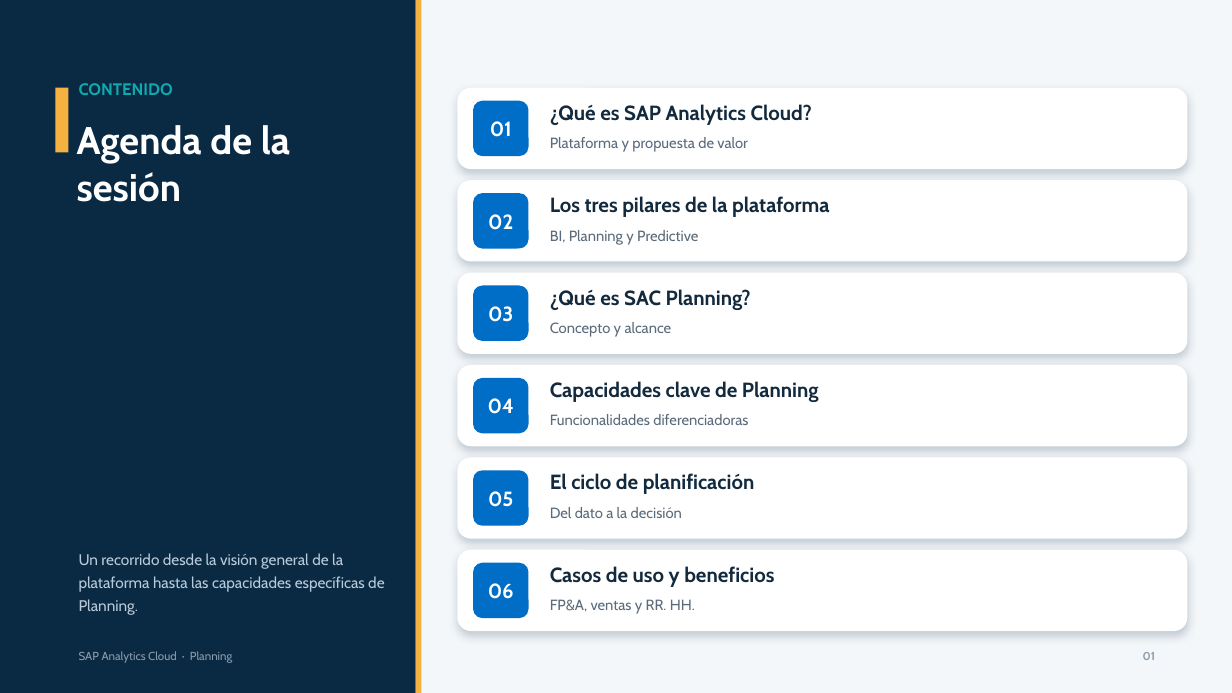
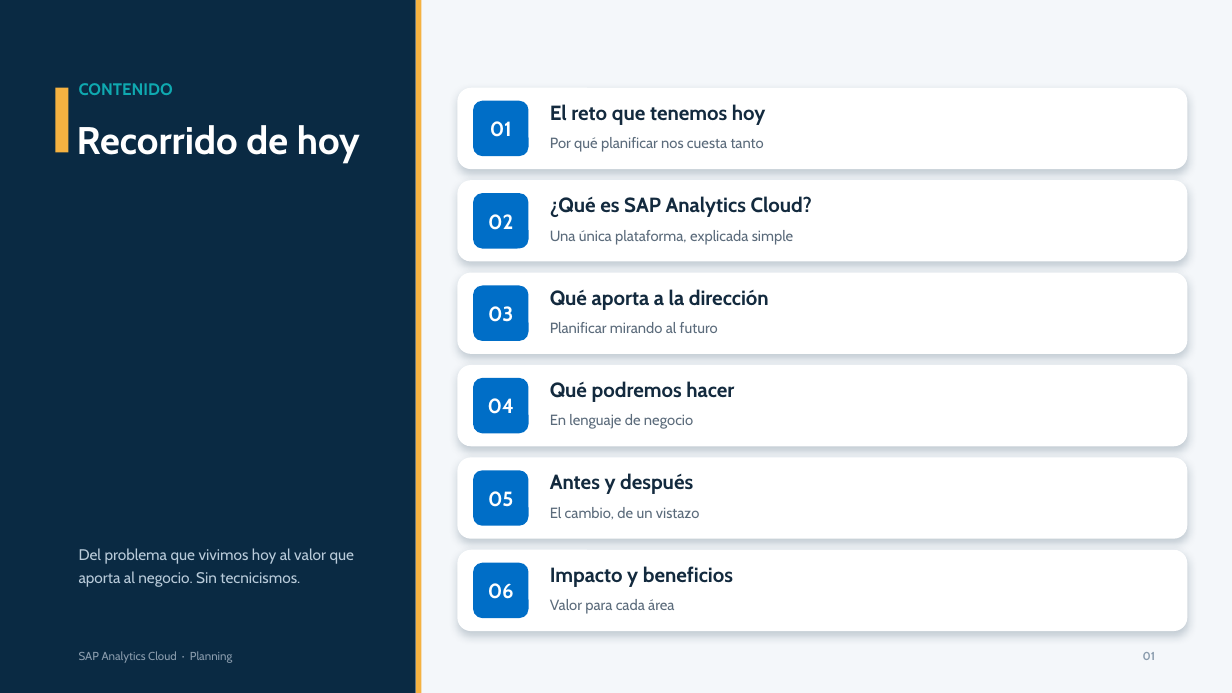
Before and after one commit to Johnmeg/Johnmeg, a slide deck: slide 2 of SAP_Analytics_Cloud_Planning.pptx. Drawn at 1232x693 pixels with LibreOffice and Linux fonts; fonts in the diff are those of the drawing. Boxes give left, top, right and bottom in pixels: in the first picture for what was removed or moved away, otherwise in the second. Text is boxed around its words. In the diff, an @@ line names an element or a change of style, - is before the commit and + after.

```diff
--- a/SAP_Analytics_Cloud_Planning.pptx
+++ b/SAP_Analytics_Cloud_Planning.pptx
@@ text added at [550,104,766,125], 16 pt, text #132A3E, bold @@
+El reto que tenemos hoy
@@ text at [77,125,360,164]: text changed @@
-Agenda de la sesión
+Recorrido de hoy
@@ text at [550,137,764,152]: text changed @@
-Plataforma y propuesta de valor
+Por qué planificar nos cuesta tanto
@@ text "¿Qué es SAP Analytics Cloud?": place and size @@
-text "¿Qué es SAP Analytics Cloud?" at [550,104,812,125]
+text "¿Qué es SAP Analytics Cloud?" at [550,196,812,217]
@@ text removed at [550,196,830,217] @@
-Los tres pilares de la plataforma
@@ text at [550,230,793,245]: text changed @@
-BI, Planning y Predictive
+Una única plataforma, explicada simple
@@ text at [550,289,769,310]: text changed @@
-¿Qué es SAC Planning?
+Qué aporta a la dirección
@@ text at [550,322,718,333]: text changed @@
-Concepto y alcance
+Planificar mirando al futuro
@@ text at [550,381,734,402]: text changed @@
-Capacidades clave de Planning
+Qué podremos hacer
@@ text at [550,414,693,429]: text changed @@
-Funcionalidades diferenciadoras
+En lenguaje de negocio
@@ text added at [550,473,693,494], 16 pt, text #132A3E, bold @@
+Antes y después
@@ text at [550,507,700,519]: text changed; size 16 to 11.5 pt; text colour #132A3E to #5B6B7B; bold off @@
-El ciclo de planificación
+El cambio, de un vistazo
@@ text removed at [550,507,682,518] @@
-Del dato a la decisión
@@ text removed at [79,553,384,615] @@
-Un recorrido desde la visión general de la plataforma hasta las capacidades específicas de Planning.
@@ text added at [79,548,354,587], 12 pt, text #B9CBDA @@
+Del problema que vivimos hoy al valor que aporta al negocio. Sin tecnicismos.
@@ text at [550,566,733,587]: text changed @@
-Casos de uso y beneficios
+Impacto y beneficios
@@ text at [550,599,674,614]: text changed @@
-FP&A, ventas y RR. HH.
+Valor para cada área
```
Also in this commit, not shown: 7 other slides changed, 2 slides added, 2 slides removed, 1 other file.
